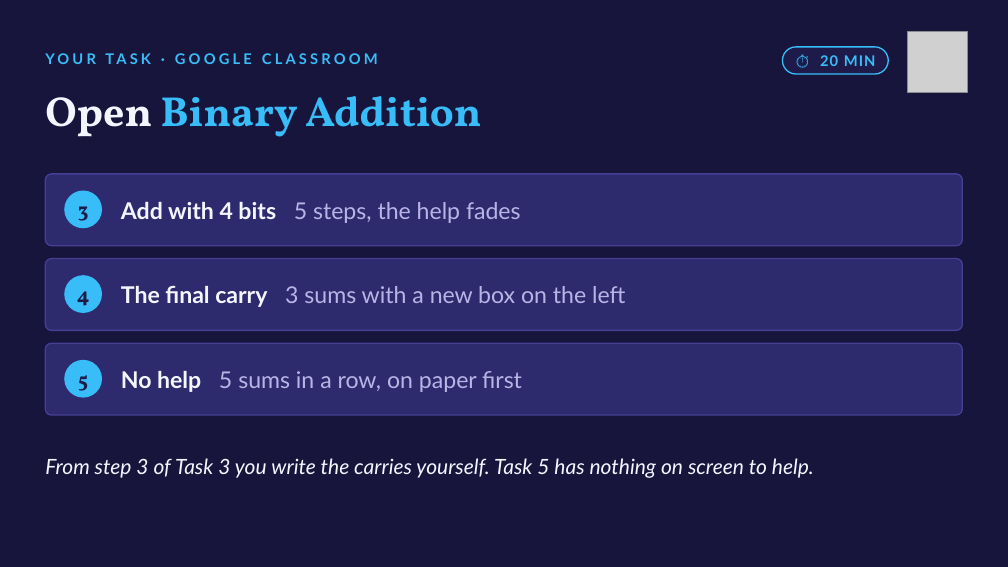
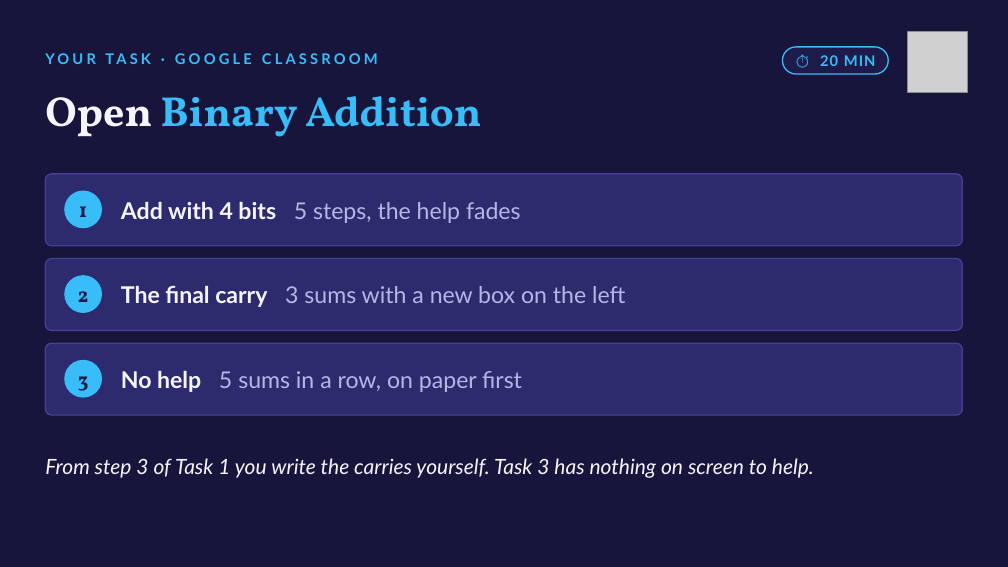
Before and after one commit to OGAComputing/interactive, a slide deck: slide 14 of _presentations/Y8_Data_Representation/L2_Binary_Addition.pptx (slide 15 before the commit). Drawn at 1008x567 pixels with LibreOffice and Linux fonts; fonts in the diff are those of the drawing; grey boxes stand for pictures. Boxes give left, top, right and bottom in pixels: in the first picture for what was removed or moved away, otherwise in the second. Text is boxed around its words. In the diff, an @@ line names an element or a change of style, - is before the commit and + after.

```diff
--- a/_presentations/Y8_Data_Representation/L2_Binary_Addition.pptx
+++ b/_presentations/Y8_Data_Representation/L2_Binary_Addition.pptx
@@ text at (79,206,87,217): text changed @@
-3
+1
@@ text at (78,291,89,302): text changed @@
-4
+2
@@ text at (78,376,89,391): text changed @@
-5
+3
@@ text at (45,458,814,478): text changed @@
-From step 3 of Task 3 you write the carries yourself. Task 5 has nothing on screen to help.
+From step 3 of Task 1 you write the carries yourself. Task 3 has nothing on screen to help.
```
Also in this commit, not shown: 1 other slide changed, 1 slide removed, 6 other files.
